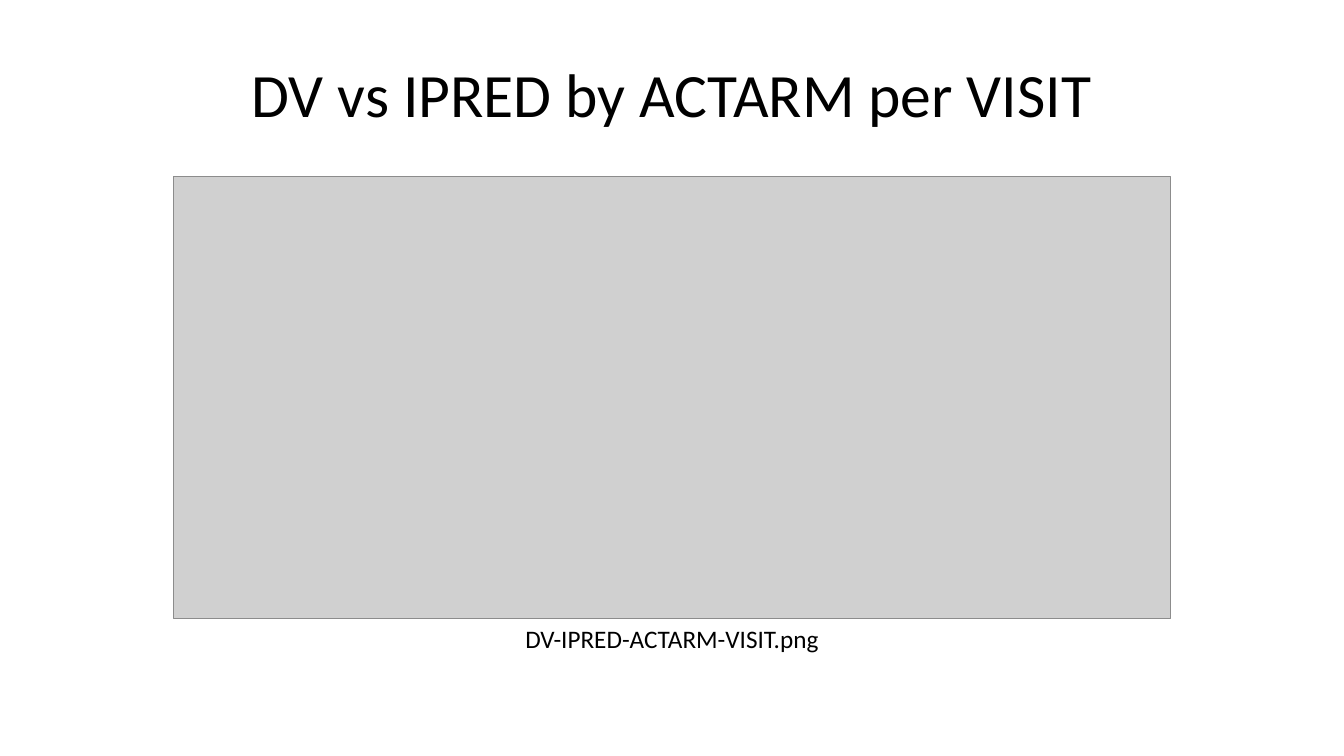
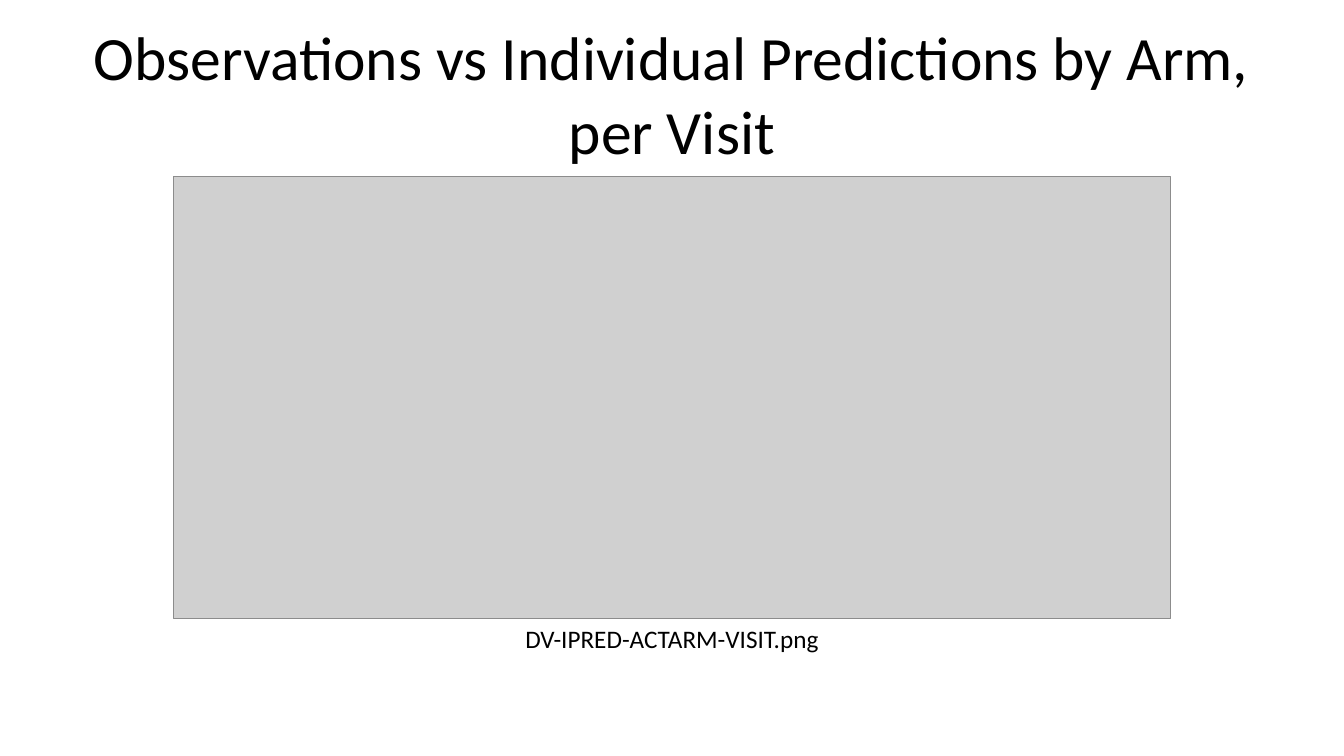
Before and after one commit to bergsmat/yamlet, a slide deck: slide 3 of inst/extdata/modeling/diagnostics.pptx. Drawn at 1344x756 pixels with LibreOffice and Linux fonts; fonts in the diff are those of the drawing; grey boxes stand for pictures. Boxes give left, top, right and bottom in pixels: in the first picture for what was removed or moved away, otherwise in the second. Text is boxed around its words. In the diff, an @@ line names an element or a change of style, - is before the commit and + after.

```diff
--- a/inst/extdata/modeling/diagnostics.pptx
+++ b/inst/extdata/modeling/diagnostics.pptx
@@ title at (94,37,1249,164): text changed @@
-DV vs IPRED by ACTARM per VISIT
+Observations vs Individual Predictions by Arm, per Visit
```
Also in this commit, not shown: 7 other slides changed, 5 slides added, 19 other files.
